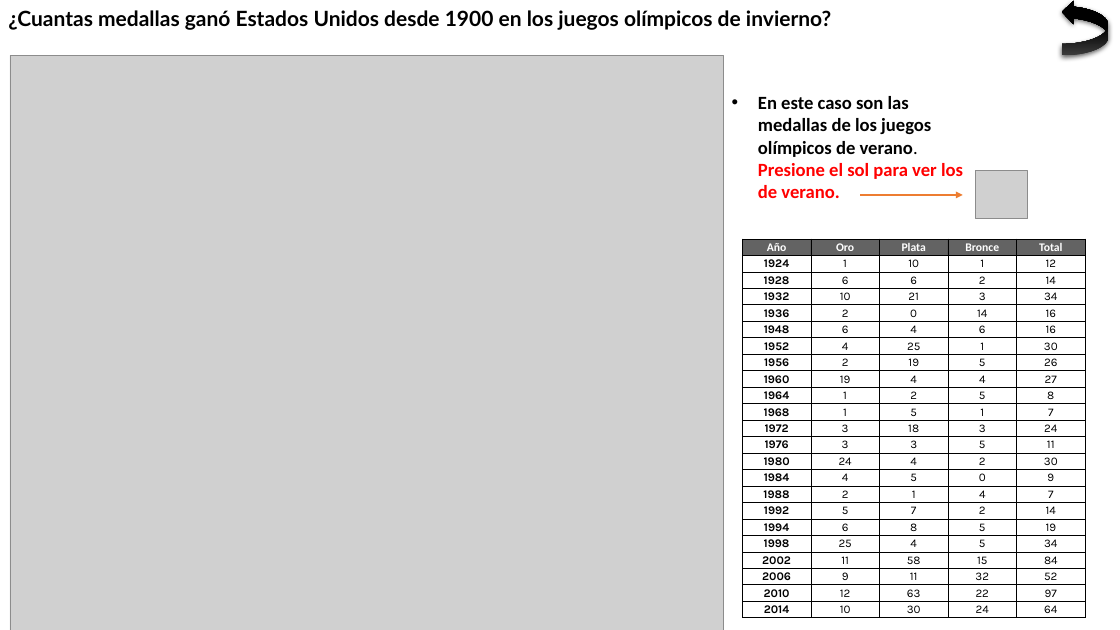
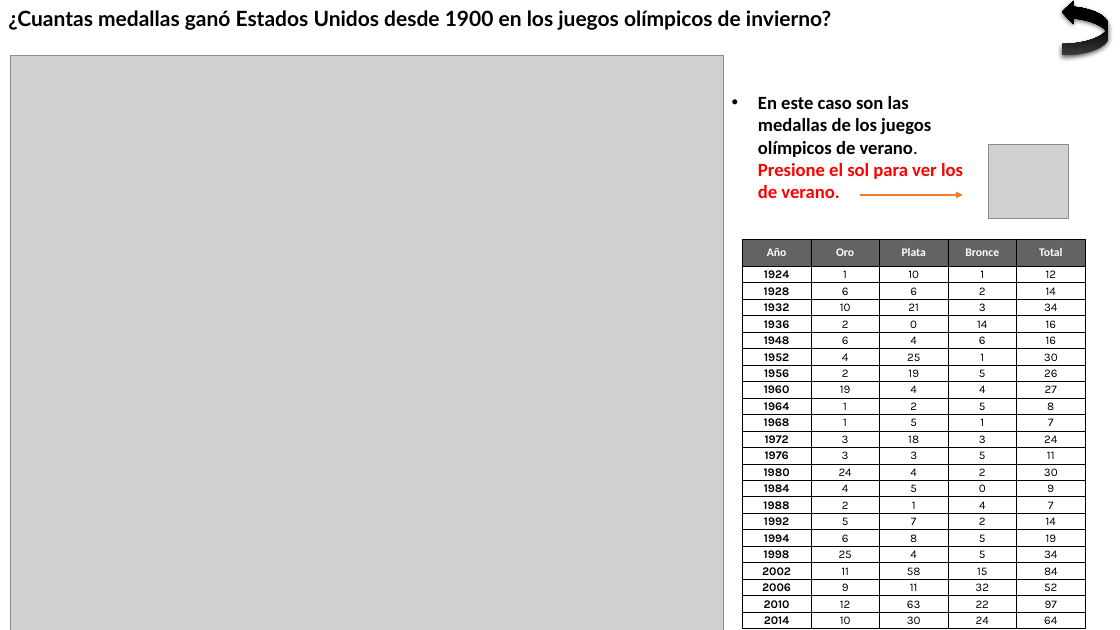
Before and after one commit to FauGC/Data-Science, a slide deck: slide 22 of Fausto González Castro - 120 Years of Olympic history.pptx (slide 21 before the commit). Drawn at 1120x630 pixels with LibreOffice and Linux fonts; fonts in the diff are those of the drawing; grey boxes stand for pictures; background and template pictures are left out. Boxes give left, top, right and bottom in pixels: in the first picture for what was removed or moved away, otherwise in the second. Text is boxed around its words. In the diff, an @@ line names an element or a change of style, - is before the commit and + after.

```diff
--- a/Fausto González Castro - 120 Years of Olympic history.pptx
+++ b/Fausto González Castro - 120 Years of Olympic history.pptx
@@ picture: place and size @@
-picture at [975,171,1028,218]
+picture at [989,145,1070,218]
@@ table: place and size @@
-table at [743,239,1087,618]
+table at [743,239,1087,629]
```
Also in this commit, not shown: 9 other slides changed, 3 slides added.
